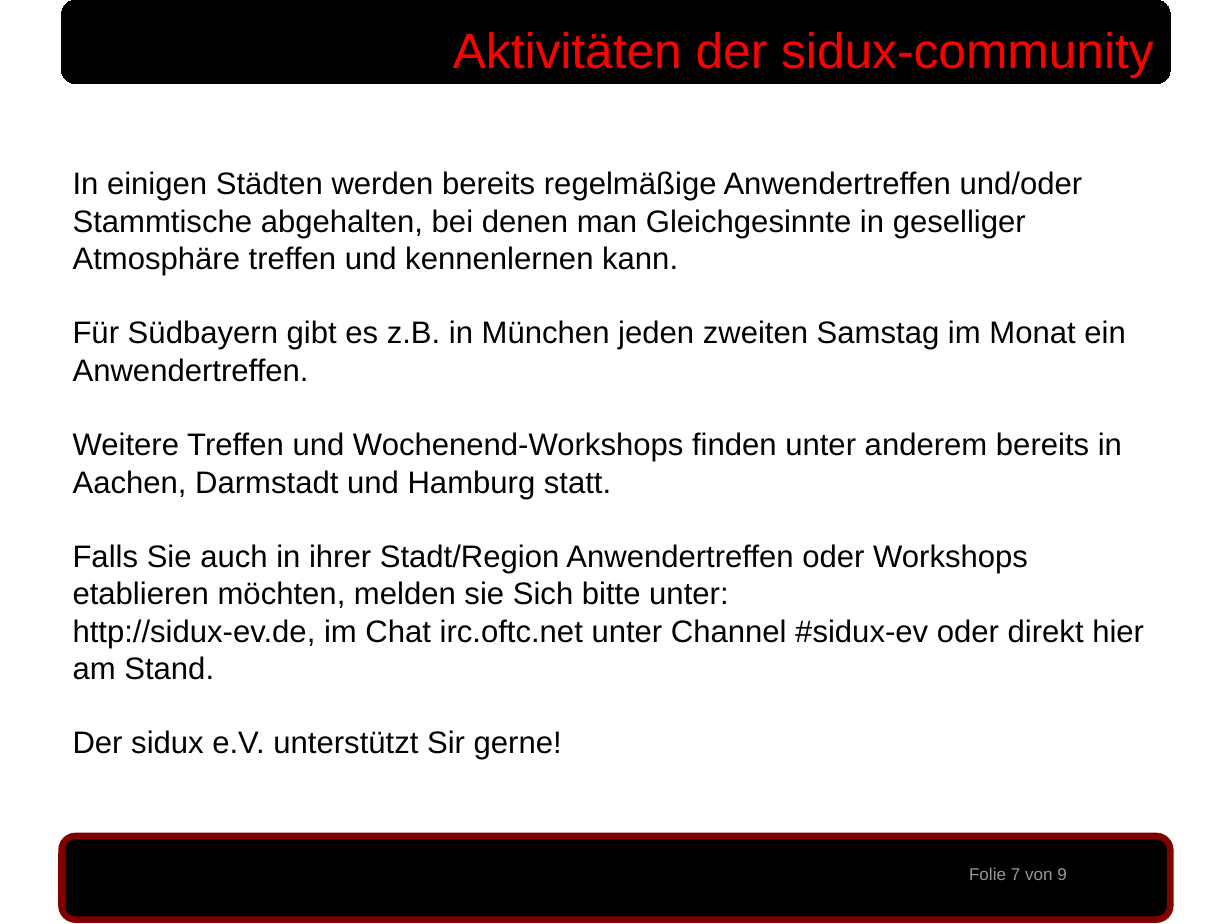
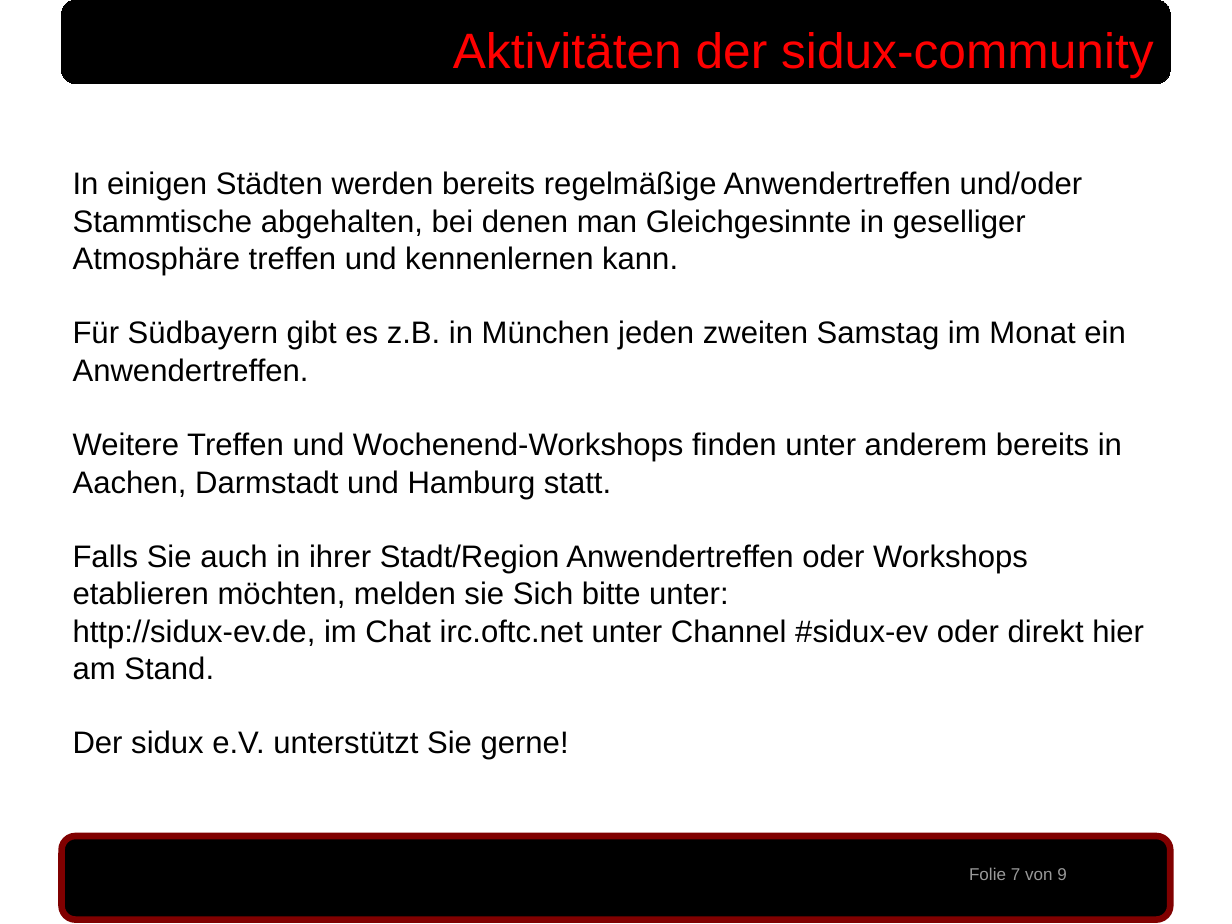
Before and after one commit to sidux-ev/praesentation, a slide deck: slide 7 of bin/sigint2010_koeln.odp. Drawn at 1232x924 pixels with LibreOffice and Linux fonts; fonts in the diff are those of the drawing; background and template pictures are left out. Boxes give left, top, right and bottom in pixels: in the first picture for what was removed or moved away, otherwise in the second. Text is boxed around its words. In the diff, an @@ line names an element or a change of style, - is before the commit and + after.

Commit message:
odp und pdf gemaess txt angepasst

```diff
--- a/bin/sigint2010_koeln.odp
+++ b/bin/sigint2010_koeln.odp
@@ text at bbox=[73, 730, 569, 760]: text changed @@
-Der sidux e.V. unterstützt Sir gerne!
+Der sidux e.V. unterstützt Sie gerne!
```
Also in this commit, not shown: 1 other file.
